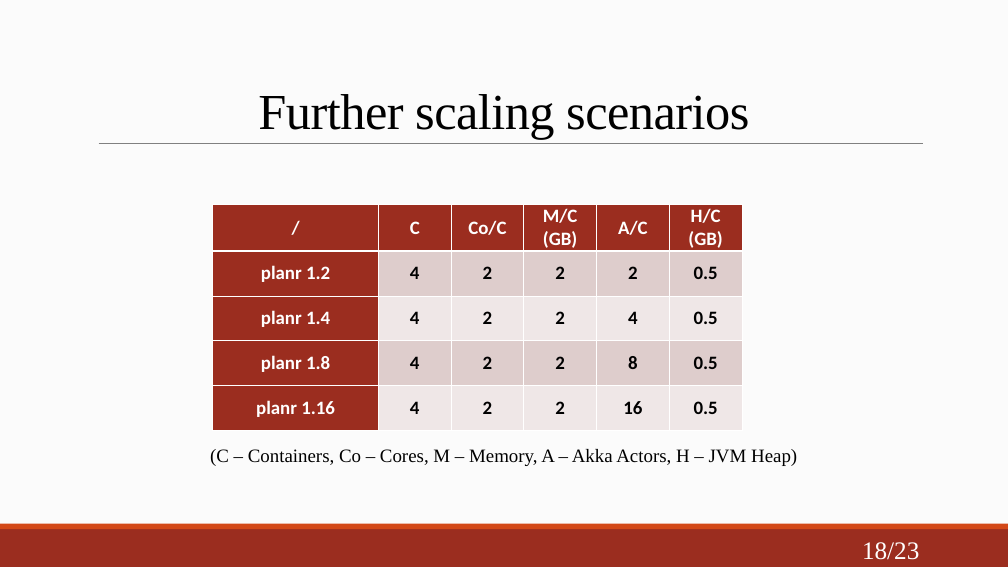
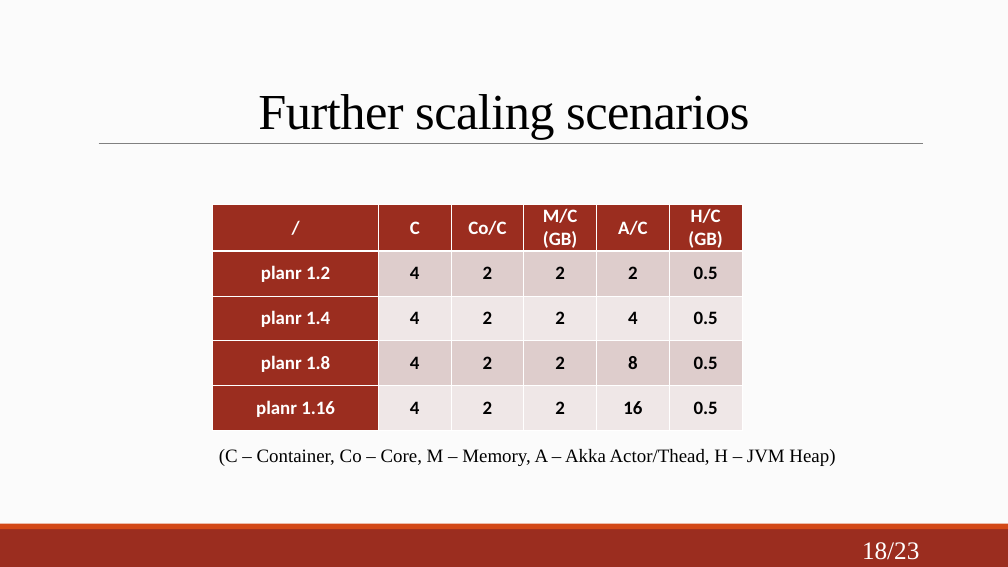
Before and after one commit to HigyedArnold/Master-Thesis, a slide deck: slide 18 of doc/Thesis presentation.pptx. Drawn at 1008x567 pixels with LibreOffice and Linux fonts; fonts in the diff are those of the drawing. Boxes give left, top, right and bottom in pixels: in the first picture for what was removed or moved away, otherwise in the second. Text is boxed around its words. In the diff, an @@ line names an element or a change of style, - is before the commit and + after.

```diff
--- a/doc/Thesis presentation.pptx
+++ b/doc/Thesis presentation.pptx
@@ text at (219,449,835,466): text changed @@
-(C – Containers, Co – Cores, M – Memory, A – Akka Actors, H – JVM Heap)
+(C – Container, Co – Core, M – Memory, A – Akka Actor/Thead, H – JVM Heap)
```
Also in this commit, not shown: 7 other slides changed, 1 other file.
